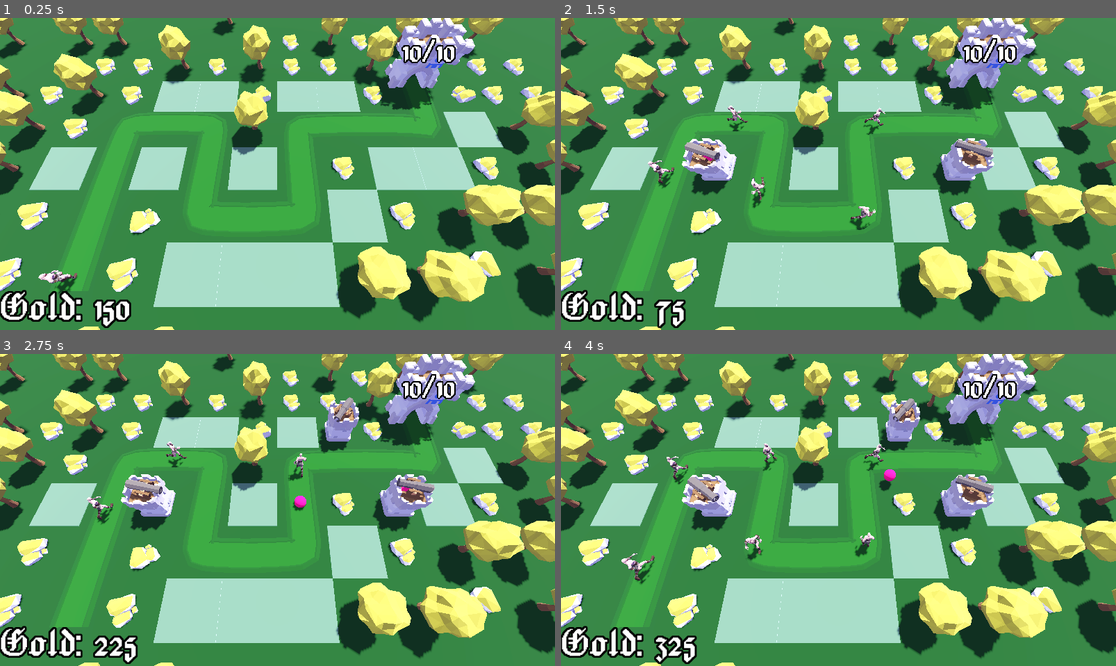
Above: before the commit, frames 1-4 (two rows, left to right).
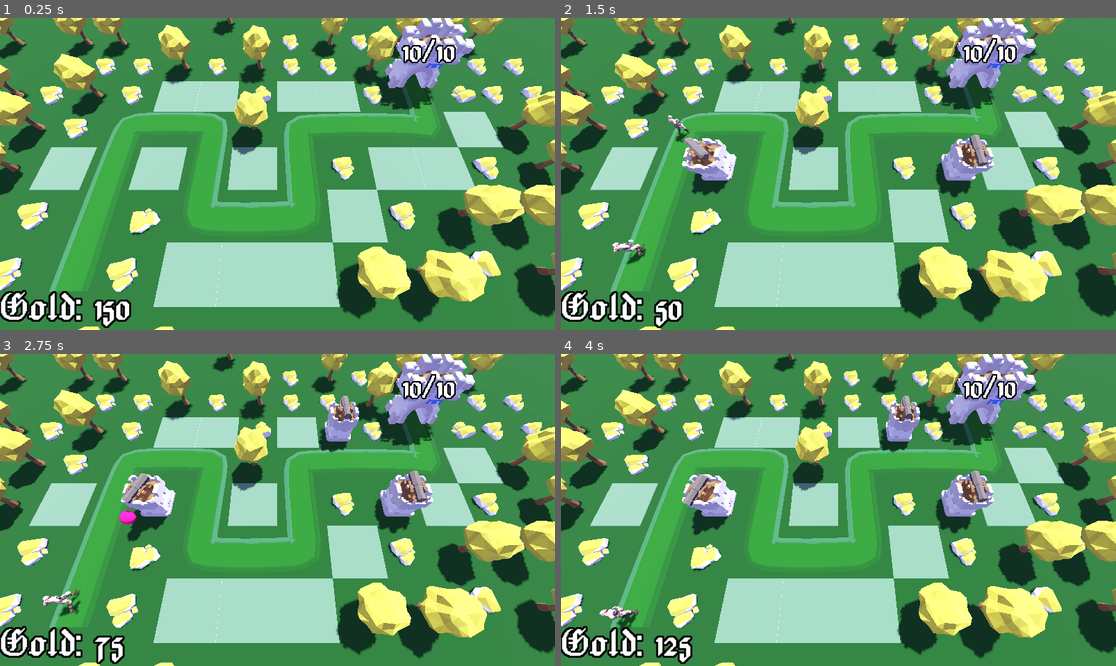
Above: after the commit, the same moments.

Repository: fbcs-hailey/Barbarian_blaster2
Game: Godot game, scene res://Base/base.tscn
The game is run twice, just before and just after one commit, with the same random seed, the same clock (stepped at 60 frames per second) and the same inputs.
Inputs (mouse positions are in pixels of both pictures, inside the frame that each line leads up to):
- Up to frame 1 (0.25 s): no input
- Up to frame 2 (1.5 s): move the mouse to (960, 158) at 0.52 s; click (960, 158) at 0.6 s; move the mouse to (727, 189) at 1.27 s; click (727, 189) at 1.35 s
- Up to frame 3 (2.75 s): move the mouse to (333, 441) at 2.02 s; click (333, 441) at 2.1 s
- Up to frame 4 (4 s): move the mouse to (810, 572) at 2.77 s; click (810, 572) at 2.85 s; move the mouse to (1005, 556) at 3.52 s; click (1005, 556) at 3.6 s

The runs differ from the first frame. In frame 1, 1.8% of the frame differs, in the area x 6-76%, y 21-89%; in frame 2, 3.5%; in frame 3, 4.0%; in frame 4, 4.1%, in the area x 6-78%, y 13-100%.

Commit message:
final again

Diff:
--- a/Base/base.tscn
+++ b/Base/base.tscn
@@ -40,7 +40,7 @@
 albedo_color = Color(0.071782015, 0.32517603, 0, 1)
 
 [sub_resource type="StandardMaterial3D" id="StandardMaterial3D_u1x2a"]
-albedo_color = Color(0.053551577, 0.27387494, 2.4065375e-08, 1)
+albedo_color = Color(0.16470589, 0.36078432, 0.1882353, 1)
 
 [sub_resource type="StandardMaterial3D" id="StandardMaterial3D_ws5nf"]
 albedo_color = Color(0.05490196, 0.27450982, 0, 1)
--- a/manager/difficulty_manager.gd
+++ b/manager/difficulty_manager.gd
@@ -8,11 +8,8 @@
 signal stop_spawning_enemies
 
 func _ready() -> void:
-	Engine.time_scale=9
+	Engine.time_scale=3
 	timer.start(game_length)
-
-func _process(delta: float) -> void:
-	pass
 
 func game_progress_ratio()->float:
 	return 1.0-(timer.time_left/game_length)
